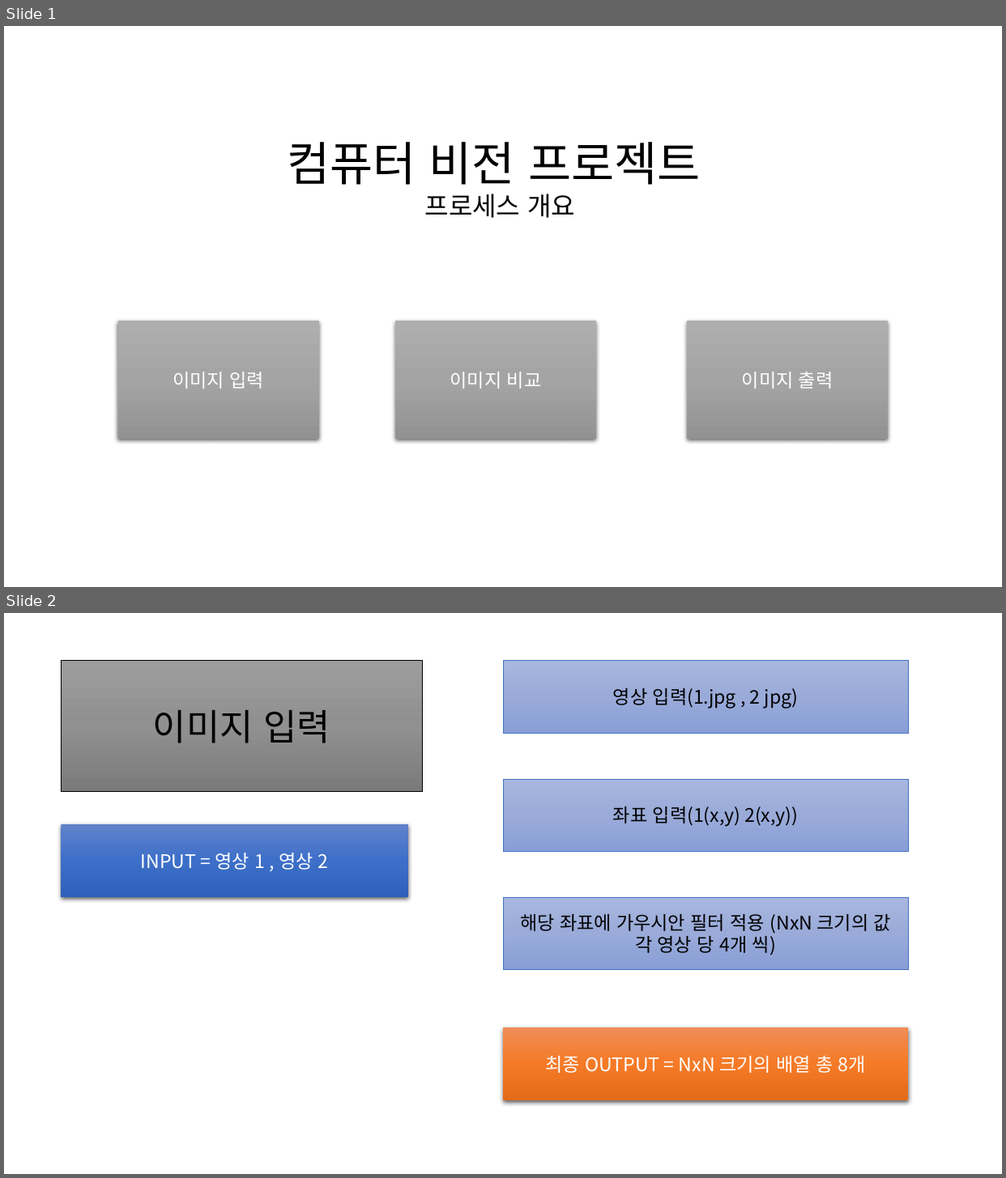
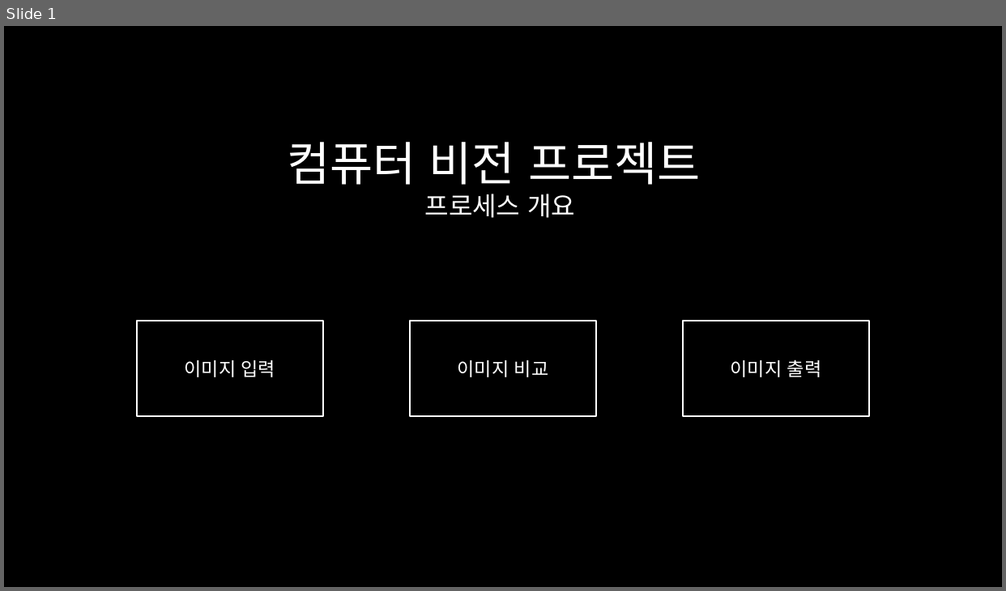
Before and after one commit to Eastcolumn/ComputerVision, a slide deck: hw1_SIFT/컴퓨터비전 PPT.pptx. Shown one above the other, each under a label of ours: slides 1 and 2 before the commit, slide 1 after it. The pictures are 1006x1178 and 1006x591 pixels, drawn with LibreOffice and Linux fonts; fonts in the diff are those of the drawing; background and template pictures are left out. Boxes give left, top, right and bottom in pixels: in the first picture for what was removed or moved away, otherwise in the second. Text is boxed around its words. In the diff, an @@ line names an element or a change of style, - is before the commit and + after.

Commit message:
Update 컴퓨터비전 PPT.pptx
pptx

```diff
--- a/hw1_SIFT/컴퓨터비전 PPT.pptx
+++ b/hw1_SIFT/컴퓨터비전 PPT.pptx
@@ slide 2 removed at (4, 613, 1002, 1174), background #FFFFFF @@
@@ rectangle removed at (61, 661, 423, 792) @@
-이미지 입력
@@ rectangle removed at (503, 661, 908, 734) @@
-영상 입력(1.jpg , 2 jpg)
@@ rectangle removed at (503, 779, 908, 852) @@
-좌표 입력(1(x,y) 2(x,y))
@@ rectangle removed at (61, 825, 408, 897) @@
-INPUT = 영상 1 , 영상 2
@@ rectangle removed at (503, 897, 908, 970) @@
-해당 좌표에 가우시안 필터 적용 (NxN 크기의 값 각 영상 당 4개 씩)
@@ rectangle removed at (503, 1028, 908, 1101) @@
-최종 OUTPUT = NxN 크기의 배열 총 8개
@@ slide 1 changed as well @@
@@ background #FFFFFF to #000000 @@
@@ text "컴퓨터 비전 프로젝트" at (287, 142, 701, 218): text colour #000000 to #FFFFFF @@
@@ fill gradient #AFAFAF to #A5A5A5 to #939393 to #000000; outline none to #FFFFFF 1.5 pt; shadow off in 3 elements at (410, 321, 596, 416), (683, 321, 869, 416), (137, 321, 323, 416) @@
@@ rectangle "이미지 입력": place and size @@
-rectangle "이미지 입력" at (117, 321, 318, 439)
+rectangle "이미지 입력" at (137, 321, 323, 416)
@@ rectangle "이미지 비교": place and size @@
-rectangle "이미지 비교" at (395, 321, 596, 439)
+rectangle "이미지 비교" at (410, 321, 596, 416)
@@ rectangle "이미지 출력": place and size @@
-rectangle "이미지 출력" at (687, 321, 888, 439)
+rectangle "이미지 출력" at (683, 321, 869, 416)
```
Also in this commit, not shown: 1 slide added, 2 other slides removed.
